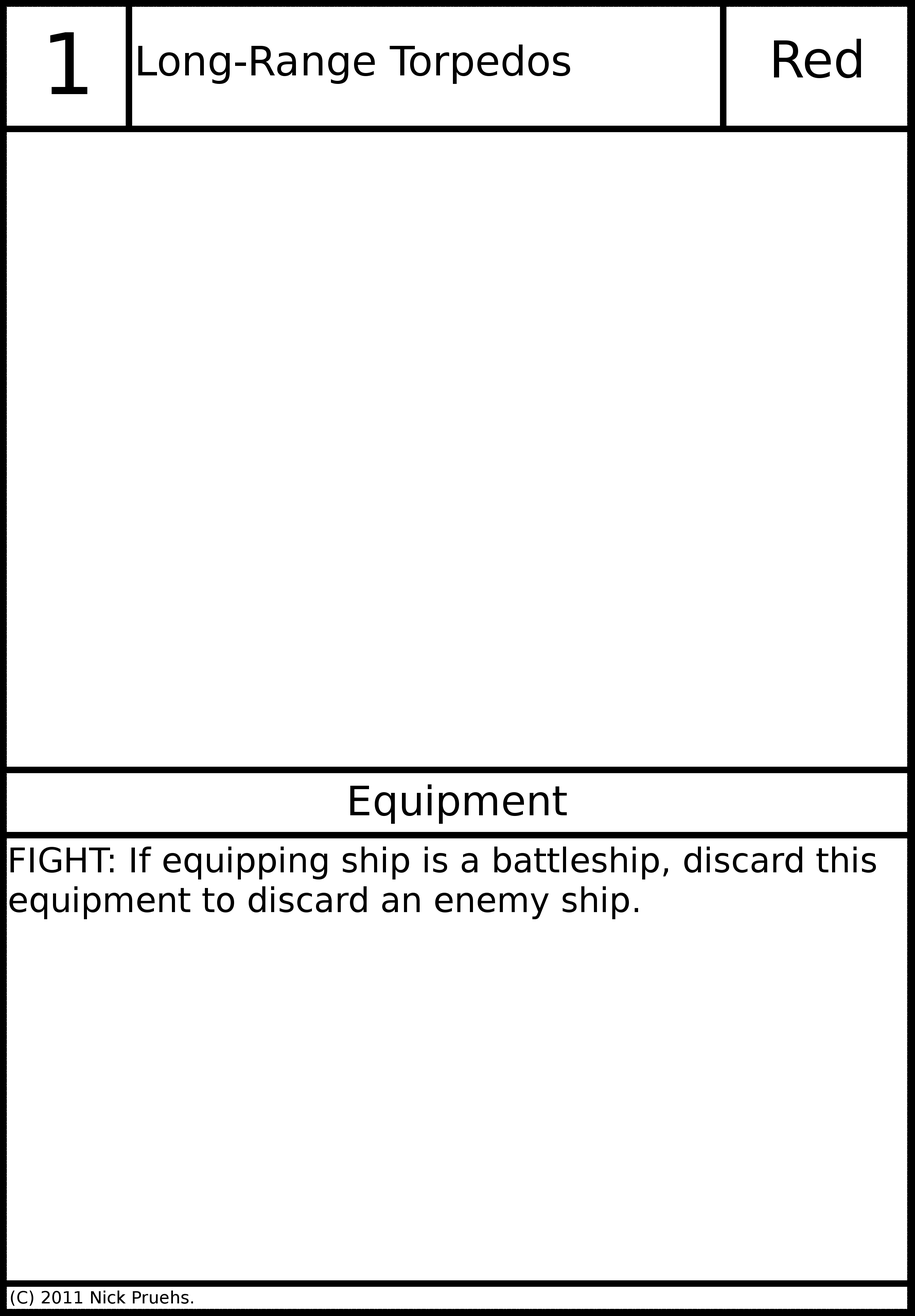
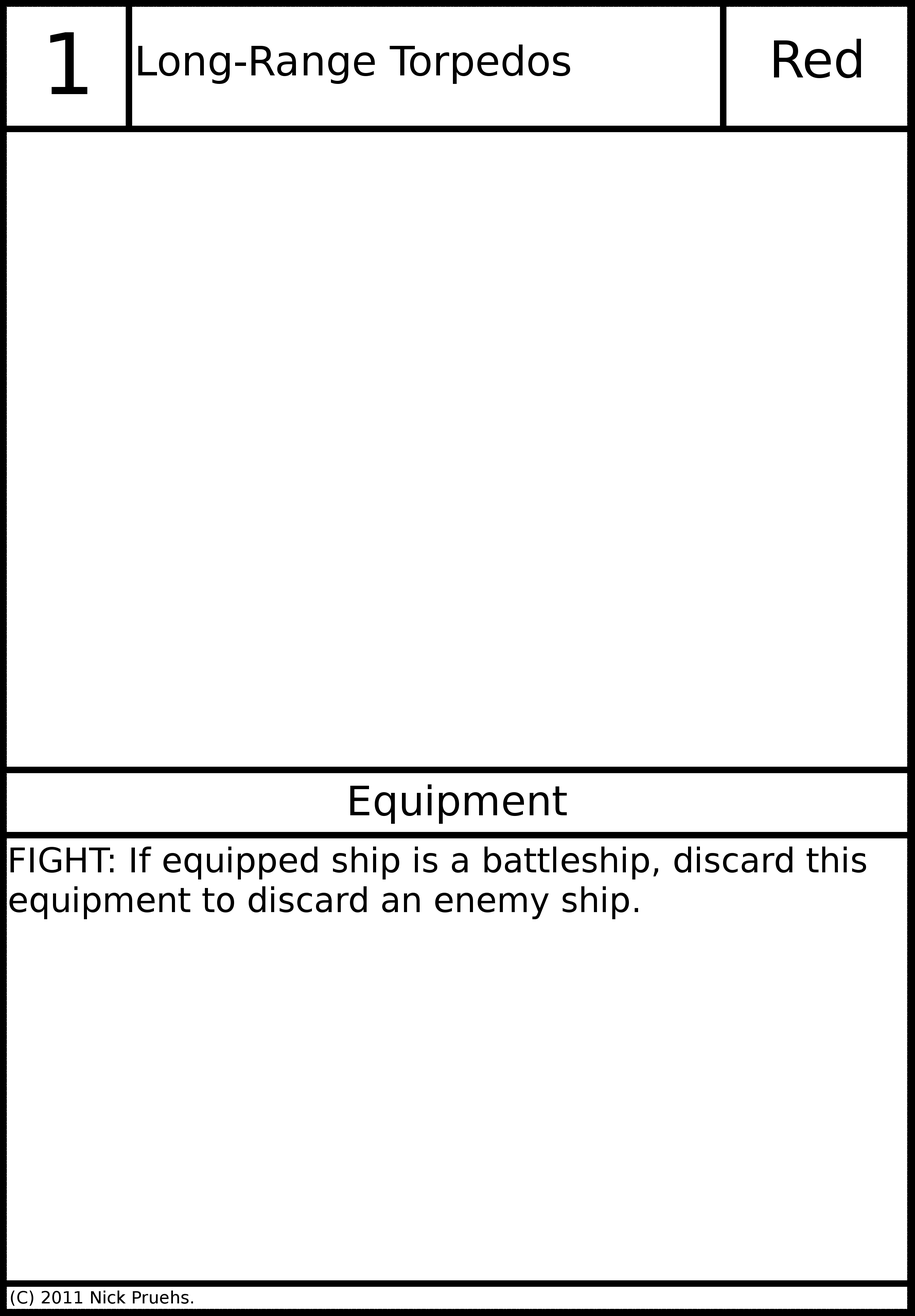
Layered file, before and after one edit (915 x 1316). Changes by layer:
painted on "Card Text" over [279, 846, 876, 880]
